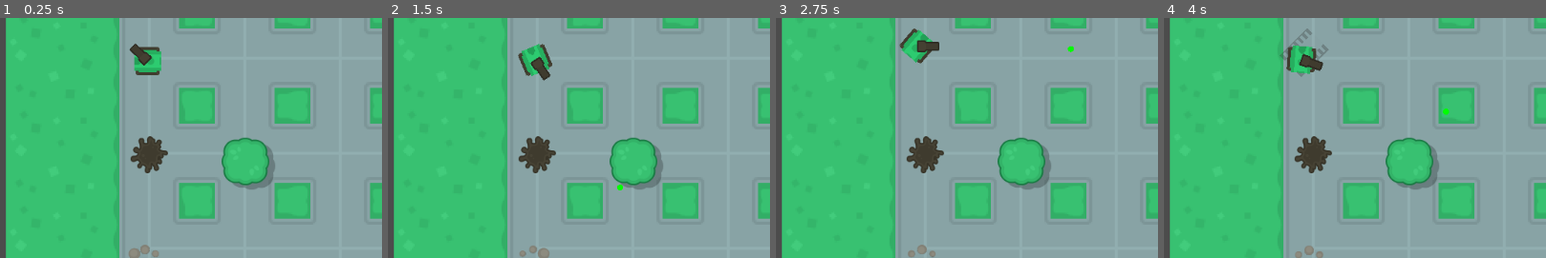
Above: before the commit, frames 1-4 (left to right).
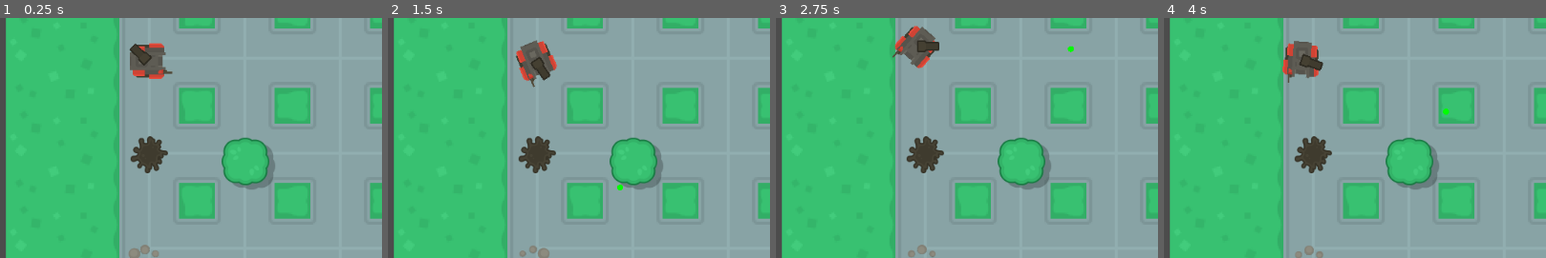
Above: after the commit, the same moments.

Repository: soapmactavish23/rogue_tank
Game: Godot game, scene res://scenes/game.tscn
Same seed, same stepped clock (60 frames per second), same inputs: the game is played once before the commit and once after it.
Inputs (mouse positions are % of the whole screen's width and height, from its top left):
- Up to frame 1 (0.25 s): no input
- Up to frame 2 (1.5 s): move the mouse to (72, 45) at 0.52 s; hold Right (ui_right) 0.53-1.28 s; right-click (72, 45) at 0.6 s; move the mouse to (30, 55) at 1.27 s; hold Down (ui_down) from 1.28 s (still down); right-click (30, 55) at 1.35 s
- Up to frame 3 (2.75 s): move the mouse to (60, 28) at 2.02 s; release Down (ui_down) at 2.03 s; hold Right (ui_right) from 2.03 s (still down); right-click (60, 28) at 2.1 s
- Up to frame 4 (4 s): move the mouse to (45, 70) at 2.77 s; release Right (ui_right) at 2.78 s; hold Up (ui_up) 2.78-3.53 s; right-click (45, 70) at 2.85 s; move the mouse to (80, 65) at 3.52 s; hold Left (ui_left) from 3.53 s (still down); right-click (80, 65) at 3.6 s
The pictures show only the part of the screen within x 0-50%, y 21-71%; the shares and areas given below are measured in that part.

The runs differ from the first frame. In frame 1, 1.0% of the frame differs, in the area x 34-46%, y 10-26%; in frame 2, 1.1%; in frame 3, 1.0%; in frame 4, 1.2%, in the area x 30-43%, y 4-27%.

Commit message:
37 - Heavy Machine Gun

Diff:
--- a/project.godot
+++ b/project.godot
@@ -39,6 +39,9 @@
 ui_shoot=[ Object(InputEventKey,"resource_local_to_scene":false,"resource_name":"","device":0,"alt":false,"shift":false,"control":false,"meta":false,"command":false,"pressed":false,"scancode":32,"unicode":0,"echo":false,"script":null)
 , Object(InputEventMouseButton,"resource_local_to_scene":false,"resource_name":"","device":0,"alt":false,"shift":false, …(202 unchanged characters)…
  ]
+machine_gun=[ Object(InputEventMouseButton,"resource_local_to_scene":false,"resource_name":"","device":0,"alt":false,"shift":false,"control":false,"meta":false,"command":false,"button_mask":0,"position":Vector2( 0, 0 ),"global_position":Vector2( 0, 0 ),"factor":1.0,"button_index":2,"pressed":false,"doubleclick":false,"script":null)
+, Object(InputEventKey,"resource_local_to_scene":false,"resource_name":"","device":0,"alt":false,"shift":false,"control":false,"meta":false,"command":false,"pressed":false,"scancode":88,"unicode":0,"echo":false,"script":null)
+ ]
 
 [layer_names]
 
--- /dev/null
+++ b/scenes/mg_bullet.tscn
@@ -0,0 +1,31 @@
+[gd_scene load_steps=4 format=2]
+
+[ext_resource path="res://scripts/mg_bullet.gd" type="Script" id=1]
+[ext_resource path="res://sprites/shotThin.png" type="Texture" id=2]
+
+[sub_resource type="CircleShape2D" id=1]
+
+custom_solver_bias = 0.0
+radius = 5.38507
+
+[node name="mg_bullet" type="Area2D"]
+
+input_pickable = true
+gravity_vec = Vector2( 0, 1 )
+gravity = 98.0
+linear_damp = 0.1
+angular_damp = 1.0
+audio_bus_override = false
+audio_bus_name = "Master"
+script = ExtResource( 1 )
+
+[node name="sprite" type="Sprite" parent="." index="0"]
+
+rotation = 1.5708
+texture = ExtResource( 2 )
+_sections_unfolded = [ "Transform" ]
+
+[node name="shape" type="CollisionShape2D" parent="." index="1"]
+
+position = Vector2( 7.45373, 0 )
+shape = SubResource( 1 )
--- a/scenes/tank.tscn
+++ b/scenes/tank.tscn
@@ -1,8 +1,9 @@
-[gd_scene load_steps=4 format=2]
+[gd_scene load_steps=5 format=2]
 
 [ext_resource path="res://scripts/tank.gd" type="Script" id=1]
-[ext_resource path="res://sprites/tankBody_green.png" type="Texture" id=2]
+[ext_resource path="res://sprites/tankBody_bigRed.png" type="Texture" id=2]
 [ext_resource path="res://scenes/barrel.tscn" type="PackedScene" id=3]
+[ext_resource path="res://sprites/specialBarrel4.png" type="Texture" id=4]
 
 [node name="Tank" type="KinematicBody2D" index="0" groups=[
 "player",
@@ -16,7 +17,7 @@
 collision/safe_margin = 0.08
 script = ExtResource( 1 )
 _sections_unfolded = [ "Collision", "Transform", "Z Index" ]
-body = 0
+body = 1
 barrel = 0
 
 [node name="sprite" type="Sprite" parent="." index="0"]
@@ -40,4 +41,25 @@
 one_shot = true
 autostart = false
 
+[node name="mg" type="Sprite" parent="." index="4"]
+
+position = Vector2( 23.2511, 13.901 )
+rotation = -1.5708
+scale = Vector2( 0.6, 0.6 )
+texture = ExtResource( 4 )
+_sections_unfolded = [ "Transform" ]
+
+[node name="mg_muzzle" type="Position2D" parent="." index="5"]
+
+position = Vector2( 36.2892, 14.8313 )
+
+[node name="timer_mg" type="Timer" parent="." index="6"]
+
+process_mode = 1
+wait_time = 0.1
+one_shot = false
+autostart = false
+
 [connection signal="timeout" from="timer_reload" to="." method="_on_timer_reload_timeout"]
+
+[connection signal="timeout" from="timer_mg" to="." method="_on_timer_mg_timeout"]
--- /dev/null
+++ b/scripts/mg_bullet.gd
@@ -0,0 +1,11 @@
+extends Area2D
+
+var vel = 400
+var dir = Vector2()
+
+onready var initpos = self.global_position
+
+func _physics_process(delta):
+	translate(dir * vel * delta)
+	if global_position.distance_to(initpos) > 150:
+		queue_free()
--- a/scripts/tank.gd
+++ b/scripts/tank.gd
@@ -12,6 +12,7 @@
 
 var pre_bullet = preload("res://scenes/bullet.tscn")
 var pre_track = preload("res://scenes/track.tscn")
+var pre_mg_bullet = preload("res://scenes/mg_bullet.tscn")
 
 export(int, "green", "bigRed", "blue", "dark", "darkLarge", "huge", "sand") var body = 0 setget set_body
 export(int, "green", "bigRed", "blue", "dark", "darkLarge", "huge", "sand") var barrel = 0 setget set_barrel
@@ -68,6 +69,12 @@
 		$timer_reload.start()
 		$barrel/barrel_anim.play("shoot")
 
+	if Input.is_action_just_pressed("machine_gun"):
+		$timer_mg.start()
+
+	if Input.is_action_just_released("machine_gun"):
+		$timer_mg.stop()
+
 	var rot = 0
 	var dir = 0
 
@@ -120,3 +127,13 @@
 func _on_timer_reload_timeout():
 	loaded = true
 	$barrel/sight.update()
+
+func shoot_mg():
+	var mg = pre_mg_bullet.instance()
+	mg.global_position = $mg_muzzle.global_position
+	mg.global_rotation = global_rotation
+	mg.dir = Vector2(cos(global_rotation), sin(global_rotation)).normalized()
+	get_parent().add_child(mg)
+
+func _on_timer_mg_timeout():
+	shoot_mg()
